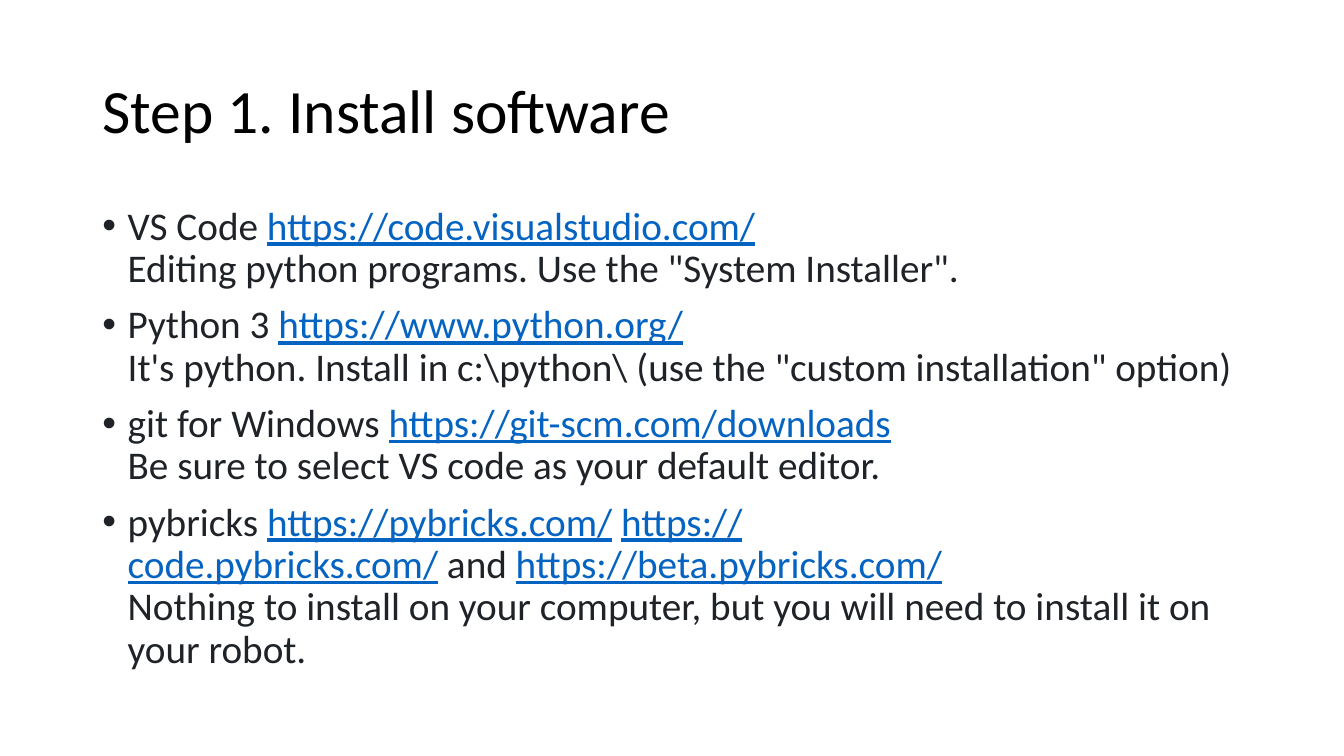
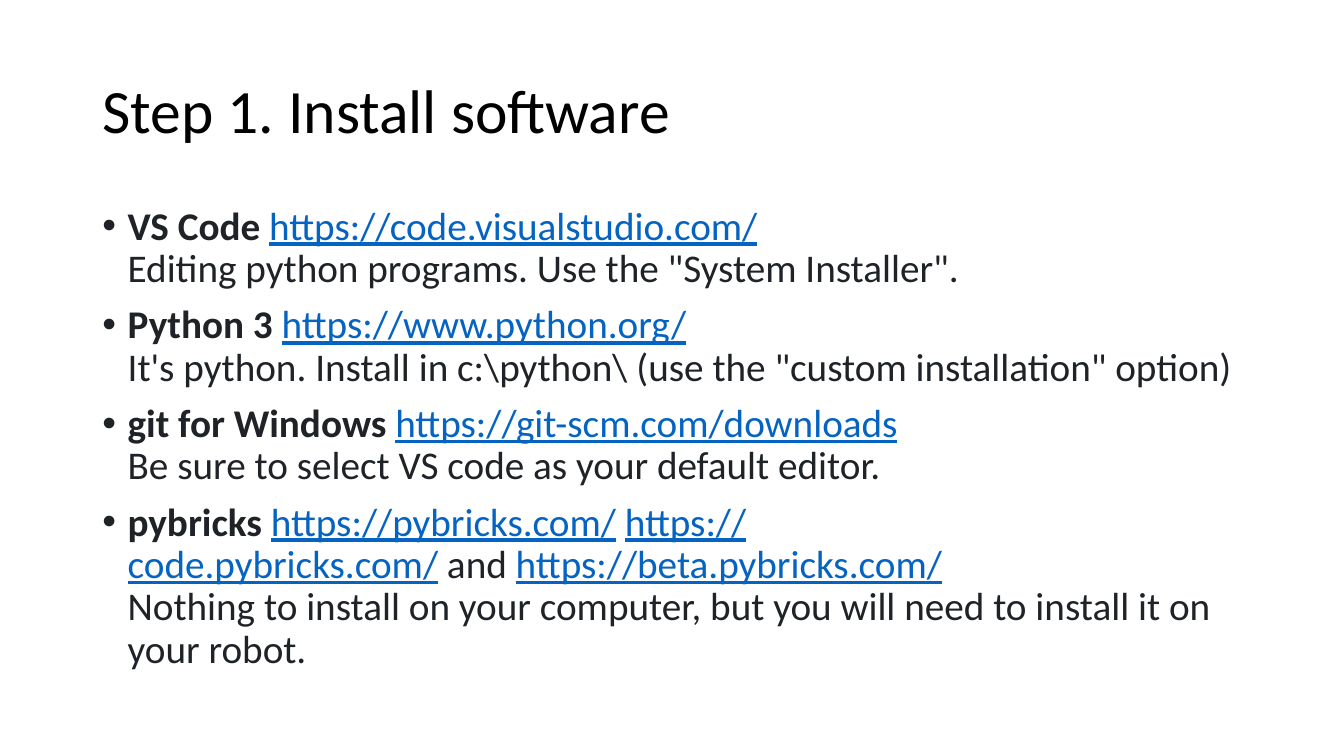
Before and after one commit to FLL-Team-24277/FLL-Fall-2023-Masterpiece, a slide deck: slide 2 of help/Laptop Setup.pptx. Drawn at 1344x756 pixels with LibreOffice and Linux fonts; fonts in the diff are those of the drawing. Boxes give left, top, right and bottom in pixels: in the first picture for what was removed or moved away, otherwise in the second. Text is boxed around its words. In the diff, an @@ line names an element or a change of style, - is before the commit and + after.

```diff
--- a/help/Laptop Setup.pptx
+++ b/help/Laptop Setup.pptx
@@ text "VS Code https://code.visualstudio.com/ Editing python ..." at box(128, 212, 1231, 670): bold on in "VS Code", "Python 3", "git for Windows", "pybricks" @@
```
Also in this commit, not shown: 10 other slides changed, 5 slides added.
